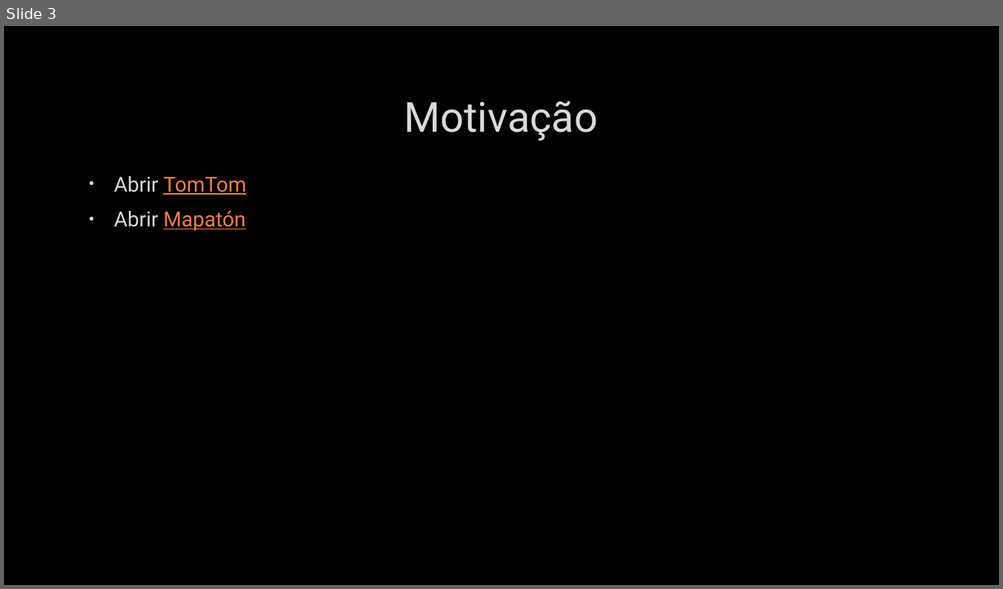
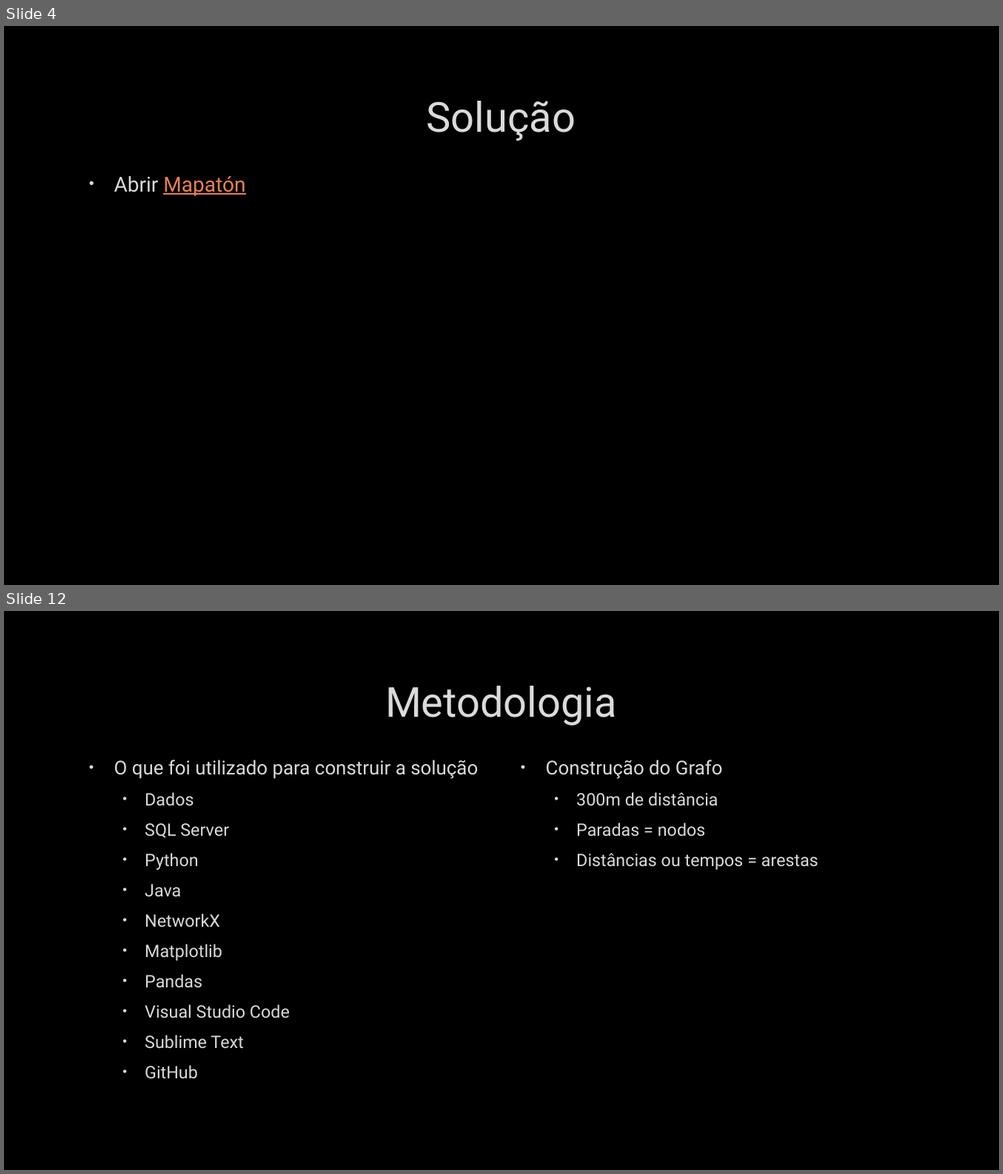
Before and after one commit to whschettert/ACO-Algorithm-for-Shortest-Path, a slide deck: Um Algoritmo de Colônia de Formigas para Otimização.pptx. Shown one above the other, each under a label of ours: slide 3 before the commit, slides 4 and 12 after it; the slides between them are not shown. The pictures are 1003x589 and 1003x1174 pixels, drawn with LibreOffice and Linux fonts; fonts in the diff are those of the drawing; background and template pictures are left out. Boxes give left, top, right and bottom in pixels: in the first picture for what was removed or moved away, otherwise in the second. Text is boxed around its words. In the diff, an @@ line names an element or a change of style, - is before the commit and + after.

```diff
--- a/Um Algoritmo de Colônia de Formigas para Otimização.pptx
+++ b/Um Algoritmo de Colônia de Formigas para Otimização.pptx
@@ slide 12 added at box(4, 611, 999, 1170), background picture (left out) @@
@@ title added at box(385, 686, 617, 726), 40 pt, text #DADADA @@
+Metodologia
@@ text added at box(114, 760, 478, 1079), 16.6 pt, text #DADADA @@
+• O que foi utilizado para construir a solução
+  • Dados
+  • SQL Server
+  • Python
+  • Java
+  • NetworkX
+  • Matplotlib
+  • Pandas
+  • Visual Studio Code
+  • Sublime Text
+  • GitHub
@@ text added at box(546, 760, 818, 870), 16.6 pt, text #DADADA @@
+• Construção do Grafo
+  • 300m de distância
+  • Paradas = nodos
+  • Distâncias ou tempos = arestas
@@ what was slide 3 is now slide 4 @@
@@ slide 4 changed as well @@
@@ title at box(427, 101, 575, 141): text changed @@
-Motivação
+Solução
@@ text at box(114, 176, 246, 195): paragraph removed @@
-• Abrir TomTom
```
Also in this commit, not shown: 1 other slide changed, 14 other slides added, 2 slides removed.
